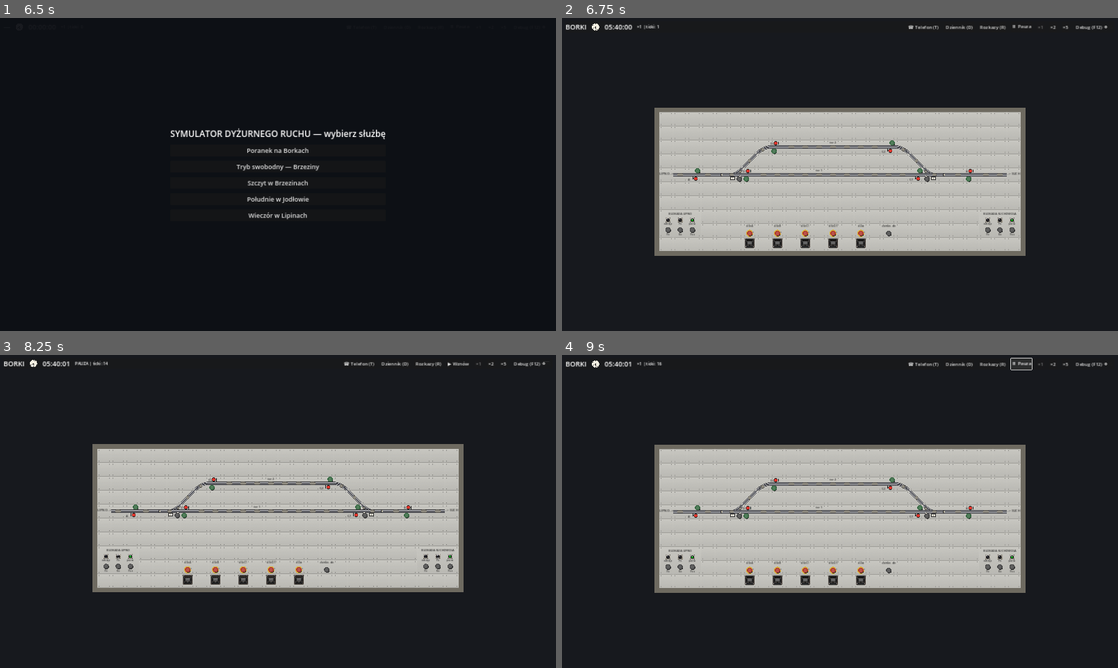
Above: before the commit, frames 1-4 (two rows, left to right).
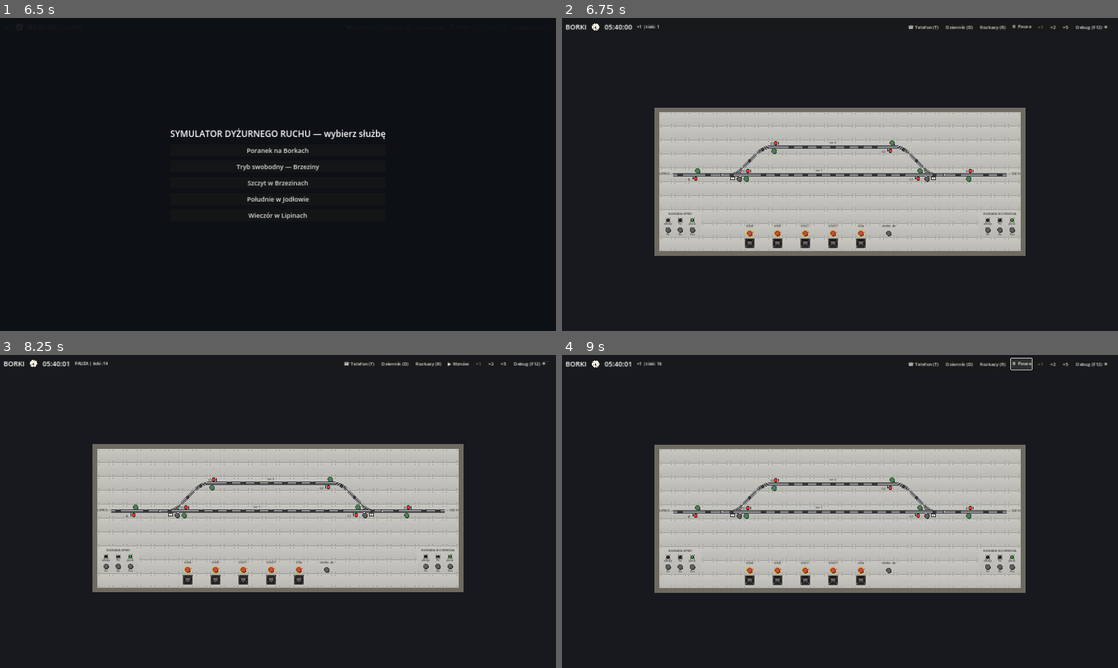
Above: after the commit, the same moments.

Repository: LukaszTM/Dyzurny-Ruchu-v0.0.1
Game: Godot game, scene res://ui/wspolne/main.tscn
Two runs of this game, one before a commit and one after it. Both use one fixed random seed, a clock stepped at 60 frames per second and the inputs below.
Inputs (mouse positions are in pixels of both pictures, inside the frame that each line leads up to):
- Up to frame 1 (6.5 s): click "☎ Telefon (T)" at 0.5 s; click "Dziennik (D)" at 1.25 s; click "Rozkazy (R)" at 2 s; click "⏸ Pauza" at 2.75 s; click "×1" at 3.5 s; click "×2" at 4.25 s; click "×5" at 5 s; click "Debug (F12)" at 5.75 s
- Up to frame 2 (6.75 s): click "Poranek na Borkach" at 6.5 s
- Up to frame 3 (8.25 s): tap Enter at 7.25 s; drag from (105, 511) to (333, 442) at 7.27 s; tap Space at 8 s; drag from (116, 511) to (250, 574) at 8.02 s
- Up to frame 4 (9 s): click "▶ Wznów" at 8.75 s

Frame 1 is identical in both runs. In frame 2, 0.2% of the frame differs, in the area x 20-80%, y 40-51%; in frame 3, 0.2%; in frame 4, 0.2%.

Commit message:
GUI v1.3: styk rozjazd-ukos-łuk w Brzezinach/Lipinach + ciemne szkło lampek
- Brzeziny/Lipiny: ukos i łuk lewej głowicy oraz rozjazd prawej
  przesunięte o kolumnę — odgałęzienie, ukos i łuk stykają się w tym
  samym punkcie siatki (wzorzec z Borek); etykiety kierunkowe za
  dodatkową kostką torową
- Zgaszona lampka odcinka = ciemne szkło (COL_GLASS_OFF), nie jasny
  klosz wyglądający jak przerwa w torze
- testy 135/135

Co-Authored-By: Claude Fable 5 <noreply@anthropic.com>
Claude-Session: https://claude.ai/code/session_01VXo2T8bAjLQXxJSrgUju6Q

Diff:
--- a/data/stations/brzeziny.json
+++ b/data/stations/brzeziny.json
@@ -594,18 +594,10 @@
   "tiles": [
    {
     "xy": [
-     6,
-     1
-    ],
-    "tile": "track_curve_se",
-    "section": "it3"
-   },
-   {
-    "xy": [
      7,
      1
     ],
-    "tile": "track_h",
+    "tile": "track_curve_se",
     "section": "it3"
    },
    {
@@ -659,7 +651,7 @@
    },
    {
     "xy": [
-     5,
+     6,
      2
     ],
     "tile": "track_diag_ne",
@@ -796,6 +788,13 @@
      12,
      3
     ],
+    "tile": "insulation_gap"
+   },
+   {
+    "xy": [
+     13,
+     3
+    ],
     "tile": "turnout_nw",
     "turnout": "z2",
     "label": "2",
@@ -809,13 +808,6 @@
    },
    {
     "xy": [
-     13,
-     3
-    ],
-    "tile": "insulation_gap"
-   },
-   {
-    "xy": [
      14,
      3
     ],
@@ -831,8 +823,16 @@
     "section": "iode2"
    },
    {
+    "tile": "track_h",
     "xy": [
      16,
+     3
+    ],
+    "section": ""
+   },
+   {
+    "xy": [
+     17,
      3
     ],
     "tile": "label",
@@ -1000,8 +1000,16 @@
     "section": "iodew1"
    },
    {
+    "tile": "track_h",
     "xy": [
      16,
+     6
+    ],
+    "section": ""
+   },
+   {
+    "xy": [
+     17,
      6
     ],
     "tile": "label",
--- a/data/stations/lipiny.json
+++ b/data/stations/lipiny.json
@@ -594,18 +594,10 @@
   "tiles": [
    {
     "xy": [
-     6,
-     1
-    ],
-    "tile": "track_curve_se",
-    "section": "it3"
-   },
-   {
-    "xy": [
      7,
      1
     ],
-    "tile": "track_h",
+    "tile": "track_curve_se",
     "section": "it3"
    },
    {
@@ -659,7 +651,7 @@
    },
    {
     "xy": [
-     5,
+     6,
      2
     ],
     "tile": "track_diag_ne",
@@ -796,6 +788,13 @@
      12,
      3
     ],
+    "tile": "insulation_gap"
+   },
+   {
+    "xy": [
+     13,
+     3
+    ],
     "tile": "turnout_nw",
     "turnout": "z2",
     "label": "2",
@@ -809,13 +808,6 @@
    },
    {
     "xy": [
-     13,
-     3
-    ],
-    "tile": "insulation_gap"
-   },
-   {
-    "xy": [
      14,
      3
     ],
@@ -831,8 +823,16 @@
     "section": "iode2"
    },
    {
+    "tile": "track_h",
     "xy": [
      16,
+     3
+    ],
+    "section": ""
+   },
+   {
+    "xy": [
+     17,
      3
     ],
     "tile": "label",
@@ -1000,8 +1000,16 @@
     "section": "iodew1"
    },
    {
+    "tile": "track_h",
     "xy": [
      16,
+     6
+    ],
+    "section": ""
+   },
+   {
+    "xy": [
+     17,
      6
     ],
     "tile": "label",
--- a/ui/pulpit_kostkowy/pulpit_tile.gd
+++ b/ui/pulpit_kostkowy/pulpit_tile.gd
@@ -12,6 +12,8 @@
 ## Paleta z assets-spec/20 §2 (robocza, do strojenia).
 const COL_TRACK := Color("1C1C1C")
 const COL_LAMP_OFF := Color("8E8A80")
+## Zgaszone okienko lampki w torze: ciemne szkło (nie „dziura" w torze).
+const COL_GLASS_OFF := Color("35353A")
 const COL_LAMP_RING := Color("55524A")
 const COL_OCCUPIED := Color("E0362C")
 const COL_LOCKED := Color("F4EFE2")
@@ -381,16 +383,16 @@
 
 
 ## Kolory lampek odcinków (systemy/13 §1): czerwona = zajęty, biała =
-## utwierdzony w przebiegu, ciemna = wolny; zajętość nadpisuje białą.
+## utwierdzony w przebiegu, ciemne szkło = wolny; zajętość nadpisuje białą.
 func _section_lamp_color() -> Color:
 	var section := graph.get_section(_section_id) if graph != null else null
 	if section == null:
-		return COL_LAMP_OFF
+		return COL_GLASS_OFF
 	if section.occupied:
 		return COL_OCCUPIED
 	if section.is_locked():
 		return COL_LOCKED
-	return COL_LAMP_OFF
+	return COL_GLASS_OFF
 
 
 ## Okienko lampki: kapsuła 20×8 px wpuszczona w linię toru (spec §3).
